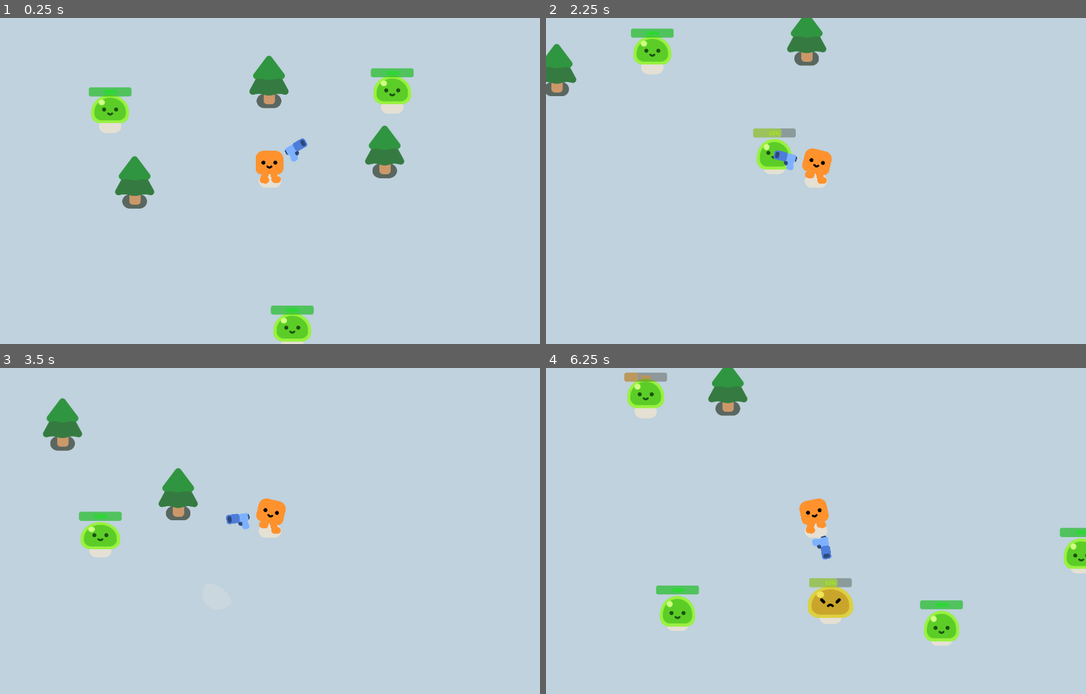
Above: before the commit, frames 1-4 (two rows, left to right).
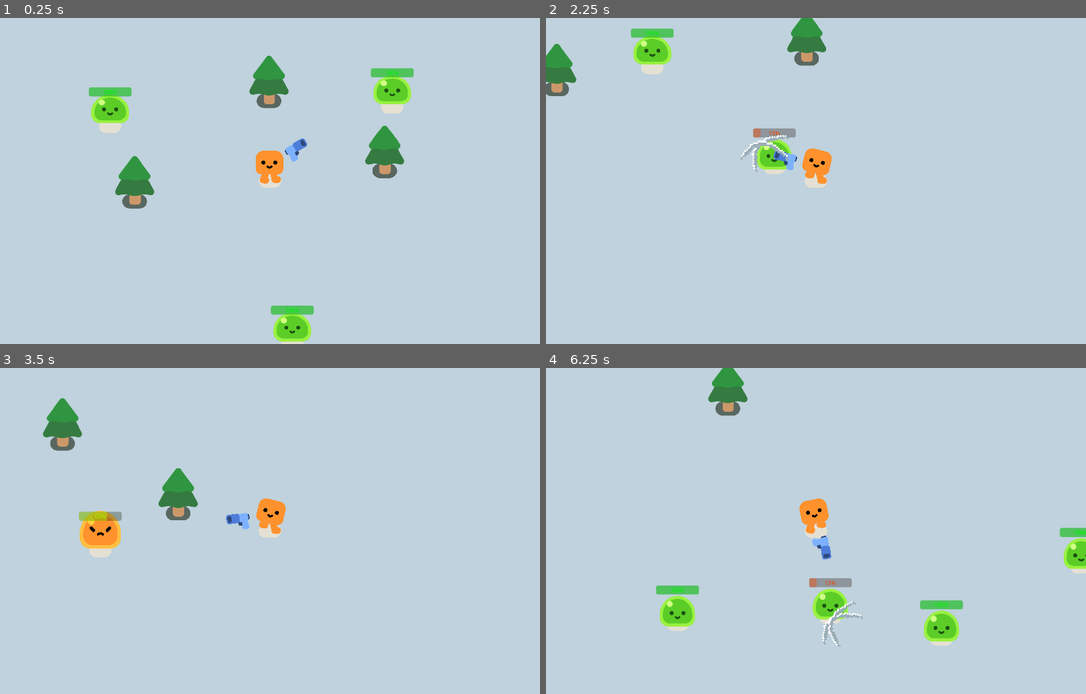
Above: after the commit, the same moments.

Repository: BromarBalkis/LampHireSurvivors
Game: Godot game, scene res://game.tscn
Same seed, same stepped clock (60 frames per second), same inputs: the game is played once before the commit and once after it.
Inputs:
- Up to frame 1 (0.25 s): no input
- Up to frame 2 (2.25 s): hold D (move_right) 0.53-1.28 s; hold S (move_down) 1.28-2.03 s; hold D (move_right) from 2.03 s (still down)
- Up to frame 3 (3.5 s): release D (move_right) at 2.78 s; hold W (move_up) from 2.78 s (still down)
- Up to frame 4 (6.25 s): release W (move_up) at 3.53 s; hold A (move_left) 3.53-5.03 s; hold S (move_down) 5.03-5.78 s; hold D (move_right) from 5.78 s (still down)

The runs differ from the first frame. In frame 1, 0.1% of the frame differs, in the area x 17-77%, y 11-100%; in frame 2, 0.5%; in frame 3, 0.9%; in frame 4, 1.9%, in the area x 14-100%, y 1-86%.

Commit message:
experimental second weapon

Diff:
--- a/gun.tscn
+++ b/gun.tscn
@@ -4,7 +4,7 @@
 [ext_resource type="Texture2D" uid="uid://cswb5do8rrj7q" path="res://pistol/pistol.png" id="1_vk1bi"]
 
 [sub_resource type="CircleShape2D" id="CircleShape2D_kw0bs"]
-radius = 494.9
+radius = 950.0
 
 [node name="EnemySweep" type="ShapeCast2D" groups=["gun"]]
 shape = SubResource("CircleShape2D_kw0bs")
--- a/player.gd
+++ b/player.gd
@@ -48,7 +48,6 @@
 
 func experience_handler(exp_value): #exp_value received from signal
 	player_exp += exp_value
-	print(player_exp)
 	if player_exp >= next_level_req: #level up
 		SignalBus.level_up.emit()
 		player_exp -= next_level_req
--- a/player.tscn
+++ b/player.tscn
@@ -1,10 +1,11 @@
-[gd_scene load_steps=7 format=3 uid="uid://c1sx7bic4uhdj"]
+[gd_scene load_steps=8 format=3 uid="uid://c1sx7bic4uhdj"]
 
 [ext_resource type="PackedScene" uid="uid://pbmyh1qru7p" path="res://characters/happy_boo/happy_boo.tscn" id="1_4flbx"]
 [ext_resource type="Script" uid="uid://brvlsv1ci5w12" path="res://player.gd" id="1_onrkg"]
 [ext_resource type="PackedScene" uid="uid://du5i8r7jdycua" path="res://gun.tscn" id="3_i3pqv"]
 [ext_resource type="PackedScene" uid="uid://bxfs2i8tlep8q" path="res://scenes/player_ui.tscn" id="4_hqtel"]
 [ext_resource type="PackedScene" uid="uid://bxuqase5mx6iy" path="res://scenes/level_up_screen.tscn" id="5_sweqy"]
+[ext_resource type="PackedScene" uid="uid://cquooy1bktwwt" path="res://scenes/slicer.tscn" id="6_2hs0m"]
 
 [sub_resource type="CircleShape2D" id="CircleShape2D_onrkg"]
 radius = 42.0119
@@ -40,3 +41,5 @@
 offset_top = -513.0
 offset_right = -952.0
 offset_bottom = -513.0
+
+[node name="Slicer" parent="." instance=ExtResource("6_2hs0m")]
--- a/project.godot
+++ b/project.godot
@@ -137,4 +137,5 @@
 
 [rendering]
 
+textures/canvas_textures/default_texture_filter=0
 renderer/rendering_method="gl_compatibility"
--- /dev/null
+++ b/scenes/slice_particles.tscn
@@ -0,0 +1,26 @@
+[gd_scene load_steps=3 format=3 uid="uid://bcb7rvy28c1g1"]
+
+[ext_resource type="Texture2D" uid="uid://dj54loycbnfjr" path="res://assets/testslice.png" id="1_v8ra3"]
+[ext_resource type="Script" uid="uid://csohsieysr6sw" path="res://scripts/slice_particles.gd" id="2_v8ra3"]
+
+[node name="SliceParticles" type="CPUParticles2D"]
+z_index = 5
+emitting = false
+amount = 3
+texture = ExtResource("1_v8ra3")
+lifetime = 0.2
+one_shot = true
+particle_flag_align_y = true
+direction = Vector2(0, 0)
+spread = 180.0
+gravity = Vector2(0, 0)
+initial_velocity_min = 82.5
+initial_velocity_max = 82.5
+angular_velocity_min = -590.65
+angular_velocity_max = 290.65
+angle_max = 179.5
+scale_amount_min = 5.0
+scale_amount_max = 5.0
+script = ExtResource("2_v8ra3")
+
+[connection signal="finished" from="." to="." method="_on_finished"]
--- /dev/null
+++ b/scenes/slicer.tscn
@@ -0,0 +1,24 @@
+[gd_scene load_steps=3 format=3 uid="uid://cquooy1bktwwt"]
+
+[ext_resource type="Script" uid="uid://cgaao7txp045h" path="res://scripts/slicer.gd" id="1_0ye4o"]
+
+[sub_resource type="CircleShape2D" id="CircleShape2D_3d2cl"]
+radius = 650.0
+
+[node name="ShapeCast2D" type="ShapeCast2D"]
+shape = SubResource("CircleShape2D_3d2cl")
+target_position = Vector2(0, 0)
+collision_mask = 4
+script = ExtResource("1_0ye4o")
+
+[node name="Pivot" type="Marker2D" parent="."]
+
+[node name="SliceSprite" type="Sprite2D" parent="Pivot"]
+
+[node name="SliceContainer" type="Node" parent="."]
+
+[node name="FiringSpeed" type="Timer" parent="."]
+wait_time = 2.0
+autostart = true
+
+[connection signal="timeout" from="FiringSpeed" to="." method="_on_firing_speed_timeout"]
--- /dev/null
+++ b/scenes/slicerparticles2.tscn
@@ -0,0 +1,23 @@
+[gd_scene load_steps=3 format=3 uid="uid://dmoh5idx0rbbh"]
+
+[ext_resource type="Texture2D" uid="uid://dj54loycbnfjr" path="res://assets/testslice.png" id="1_ovi7s"]
+[ext_resource type="Script" uid="uid://csohsieysr6sw" path="res://scripts/slice_particles.gd" id="2_76rkw"]
+
+[node name="GPUParticles2D" type="CPUParticles2D"]
+z_index = 5
+emitting = false
+amount = 3
+texture = ExtResource("1_ovi7s")
+lifetime = 0.2
+one_shot = true
+fixed_fps = 30
+draw_order = 1
+direction = Vector2(0, 0)
+spread = 180.0
+gravity = Vector2(0, 0)
+angular_velocity_min = 567.51996
+angular_velocity_max = 660.69995
+angle_max = 315.50003
+scale_amount_min = 5.0
+scale_amount_max = 5.0
+script = ExtResource("2_76rkw")
--- /dev/null
+++ b/scripts/slice_particles.gd
@@ -0,0 +1,11 @@
+extends CPUParticles2D
+
+
+# Called when the node enters the scene tree for the first time.
+func _ready() -> void:
+	emitting = true
+
+
+
+func _on_finished() -> void:
+	queue_free()
--- /dev/null
+++ b/scripts/slicer.gd
@@ -0,0 +1,34 @@
+extends ShapeCast2D
+
+var enemies_in_range
+var target_enemy
+var player
+
+@export var initial_damage: float = 50
+
+var damage = 50
+var slicer_scene = preload("res://scenes/slicerparticles2.tscn")
+
+@onready var Slice_container = $SliceContainer
+
+func _ready() -> void:
+	SignalBus.value_update.connect(update_values)
+	player = get_tree().get_first_node_in_group("player")
+
+
+func _physics_process(_delta: float) -> void:
+	enemies_in_range = collision_result #returns array
+	if enemies_in_range.size() > 0:
+		target_enemy = get_collider(0) #gets the closest guy
+
+func _on_firing_speed_timeout() -> void:
+	if enemies_in_range.size() > 0:
+		var slicer_instance = slicer_scene.instantiate()
+		#Slice_container.add_child(slicer_instance)
+		target_enemy.get_parent().add_child(slicer_instance)
+		slicer_instance.global_position = target_enemy.global_position
+		target_enemy.take_damage(damage)
+
+func update_values() -> void:
+	$FiringSpeed.wait_time = 2/player.player_atk_spd
+	damage = initial_damage*player.player_dmg_mult #might be brain farting here
Binary file added: addons/morgan trueman.png
Not shown, added: addons/morgan trueman.png.import
Binary file added: assets/testslice.png
Not shown, added: assets/testslice.png.import
Not shown, added: scripts/slice_particles.gd.uid
Not shown, added: scripts/slicer.gd.uid
